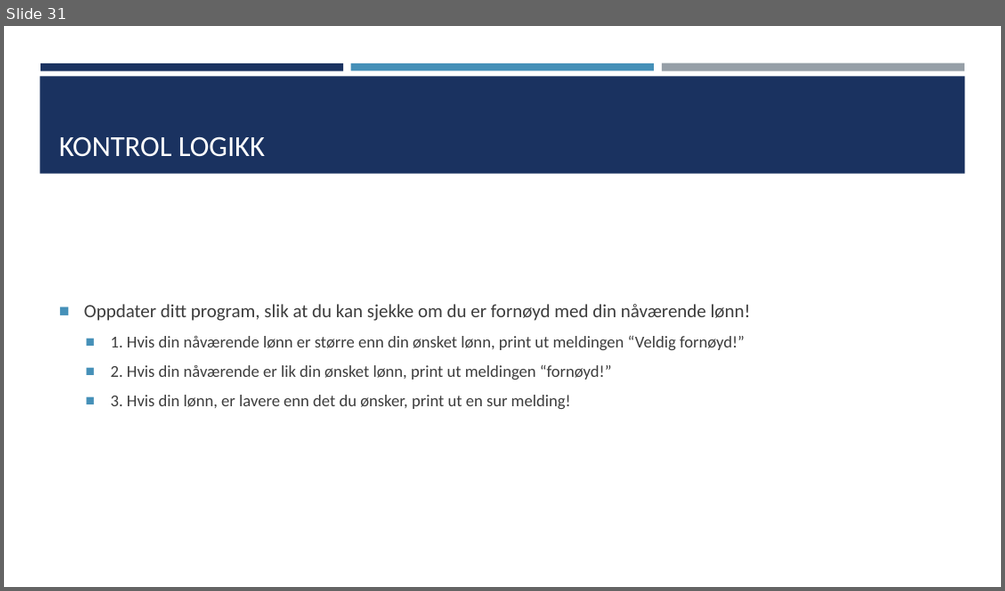
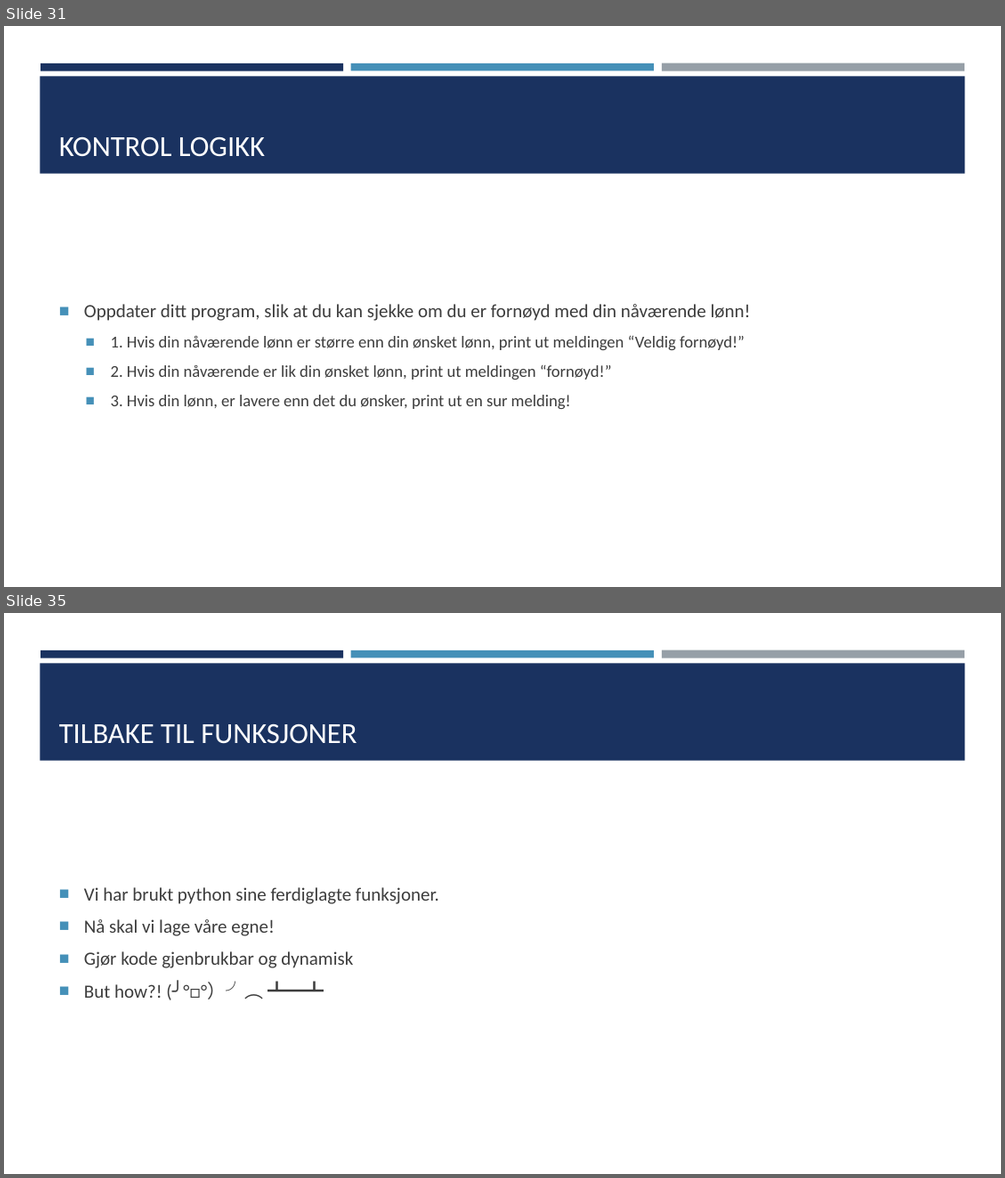
Before and after one commit to TheCodeAddiction/Learn-Python-Workshop, a slide deck: koding workshop powerpoint.pptx. Shown one above the other, each under a label of ours: slide 31 before the commit, slides 31 and 35 after it; the slides between them are not shown. The pictures are 1005x591 and 1005x1178 pixels, drawn with LibreOffice and Linux fonts; fonts in the diff are those of the drawing. Boxes give left, top, right and bottom in pixels: in the first picture for what was removed or moved away, otherwise in the second. Text is boxed around its words. In the diff, an @@ line names an element or a change of style, - is before the commit and + after.

```diff
--- a/koding workshop powerpoint.pptx
+++ b/koding workshop powerpoint.pptx
@@ slide 35 added at [4,613,1001,1174], background #FFFFFF; not listed: 4 template elements that a slide beside it also shows @@
@@ title added at [59,724,356,744], 28 pt, text #FFFFFF @@
+TILBAKE TIL FUNKSJONER
@@ text added at [84,887,439,997], 18 pt, text #3D3D3D @@
+■ Vi har brukt python sine ferdiglagte funksjoner.
+■ Nå skal vi lage våre egne!
+■ Gjør kode gjenbrukbar og dynamisk
+■ But how?! (╯°□°）╯︵ ┻━┻
```
Also in this commit, not shown: 1 slide changed, 11 other slides added, 6 other files.
